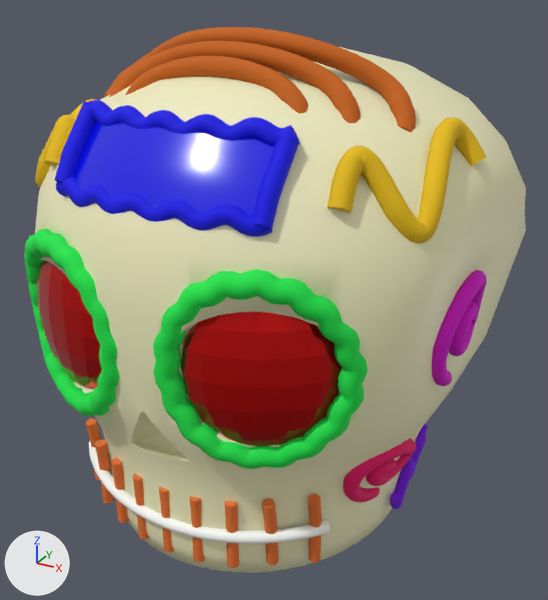
One commit to the glTF model assets/models/propios/calaverita_azucar.gltf: the scene before it, then after it.
Before and after are seen from a camera (50 mm lens) standing at (0.082, -0.1435, 0.1207) and looking at (0.0014, 0.0031, 0.0475). The lights are fixed; the arrows at lower left show +X, +Y and +Z. The older version comes first. Where no turn or scale is listed for an object, it has been applied to the vertices.

Script lines for the objects in view, before the commit:
```python
ob_adorno_placa_izq = bpy.data.objects.new('adorno_placa_izq', me_10_guarda_verde__1)
ob_adorno_placa_izq.location = (-0.0388, -0.014, 0.0813)
ob_adorno_plaza_der = bpy.data.objects.new('adorno_plaza_der', me_10_guarda_verde_1)
ob_adorno_plaza_der.location = (0.0389, -0.0171, 0.088)
ob_arco_frente_1 = bpy.data.objects.new('arco_frente_1', me_11_arco_naranja_0)
ob_arco_frente_1.location = (0.0018, -0.013, 0.1067)
ob_arco_frente_2 = bpy.data.objects.new('arco_frente_2', me_11_arco_naranja_1)
ob_arco_frente_2.location = (0.0018, -0.013, 0.1067)
ob_arco_frente_3 = bpy.data.objects.new('arco_frente_3', me_11_arco_naranja_2)
ob_arco_frente_3.location = (0.0018, -0.013, 0.1067)
ob_borde_ojo_derecho = bpy.data.objects.new('borde_ojo_derecho', me_03_borde_verde_derecho)
ob_borde_ojo_derecho.location = (0.0199, -0.0314, 0.0576)
ob_borde_ojo_izquierdo = bpy.data.objects.new('borde_ojo_izquierdo', me_03_borde_verde_izquierdo)
ob_borde_ojo_izquierdo.location = (-0.0217, -0.041, 0.0559)
ob_borde_placa_inferior = bpy.data.objects.new('borde_placa_inferior', me_09_borde_placa_inferior_rosa_001)
ob_borde_placa_inferior.location = (0.0021, -0.0436, 0.0818)
ob_craneo = bpy.data.objects.new('craneo', me_superficie_craneo)
ob_craneo.location = (0.0, 0.0, -0.0354)
# also in view: 'borde_placa_izquierda' at (-0.0213, -0.0338, 0.0895); 'placa_frente' at (0.0, -0.0354, 0.0884); 'diente_08' at (0.0218, -0.0355, 0.0146); 'ojo_derecho' at (0.0212, -0.0371, 0.0533); 'ojo_izquierdo' at (-0.0232, -0.0362, 0.0543)
```
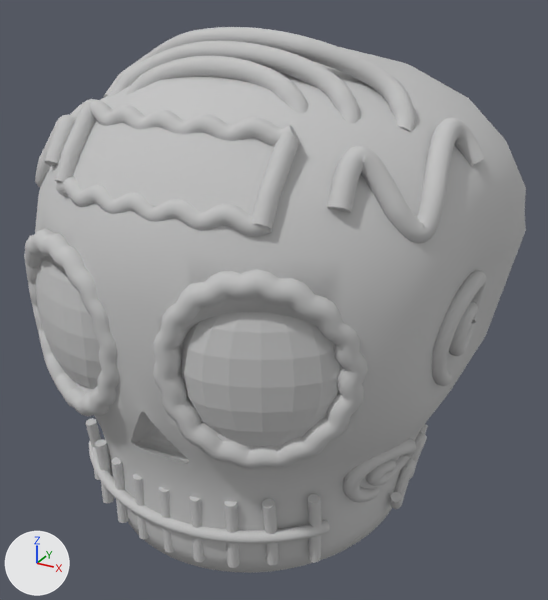
What differs and where, as boxes (x1, y1, x2, y2) in the pictures (548 x 600 px):
'craneo', recoloured (beige to light grey)
    both: (35, 47, 526, 573)
'ojo_derecho', recoloured, surface changed (red to light grey)
    both: (181, 312, 342, 446)
'borde_ojo_derecho', recoloured (green to light grey)
    both: (153, 269, 368, 469)
'placa_frente', recoloured, surface changed (blue to light grey)
    both: (73, 120, 274, 216)
'adorno_plaza_der', recoloured (yellow to light grey)
    both: (327, 118, 486, 244)
'borde_ojo_izquierdo', recoloured (green to light grey)
    both: (24, 229, 119, 416)
'arco_frente_1', recoloured (orange to light grey)
    both: (103, 27, 416, 132)
'ojo_izquierdo', recoloured, surface changed (red to light grey)
    both: (36, 260, 102, 388)
'arco_frente_2', recoloured (orange to light grey)
    both: (109, 41, 360, 123)
'borde_placa_inferior', recoloured (blue to light grey)
    both: (56, 177, 272, 237)
'borde_placa_superior', recoloured (blue to light grey)
    both: (89, 100, 300, 147)
'arco_frente_3', recoloured (orange to light grey)
    both: (126, 56, 308, 114)
'linea_boca', recoloured
    both: (89, 441, 330, 544)
'oreja_der', recoloured
    both: (432, 270, 487, 386)
'espiral_mejilla_derecha', recoloured (lighter)
    both: (343, 439, 416, 502)
'borde_placa_derecha', recoloured (blue to light grey)
    both: (252, 133, 299, 230)
'borde_placa_izquierda', recoloured (blue to light grey)
    both: (54, 102, 95, 182)
'adorno_placa_izq', recoloured (yellow to light grey)
    both: (35, 99, 96, 187)
'mandibula_der', recoloured (purple to light grey)
    both: (390, 424, 428, 509)
'diente_09', recoloured (orange to light grey)
    both: (308, 494, 322, 563)
'diente_08', recoloured (orange to light grey)
    both: (262, 498, 279, 565)
'diente_07', recoloured (orange to light grey)
    both: (224, 501, 240, 568)
'diente_06', recoloured (orange to light grey)
    both: (189, 496, 205, 562)
'diente_02', recoloured (orange to light grey)
    both: (95, 439, 114, 503)
'diente_03', recoloured (orange to light grey)
    both: (111, 457, 129, 523)
'diente_05', recoloured (orange to light grey)
    both: (159, 487, 174, 553)
'diente_04', recoloured (orange to light grey)
    both: (133, 474, 149, 539)
'diente_1', recoloured (orange to light grey)
    both: (86, 418, 101, 480)

The change in detail:
Material 'Adorno_Placa' (mat_adorno_placa) changes colour from yellow #e7bc00 to light grey #c4c4c4; in linear values from (0.8, 0.505, 0.0) to (0.55, 0.55, 0.55).
Material 'Adorno_Craneo' (mat_adorno_craneo) changes colour from orange #c56000 to light grey #c4c4c4; in linear values from (0.558, 0.117, 0.0) to (0.55, 0.55, 0.55).
Material 'Contorno_Ojo' (mat_contorno_ojo) changes colour from green #17e74c to light grey #c4c4c4; in linear values from (0.00843, 0.8, 0.0721) to (0.55, 0.55, 0.55).
Material 'Contorno_Placa' (mat_contorno_placa) changes colour from blue #0003e7 to light grey #c4c4c4; in linear values from (0.0, 0.000809, 0.8) to (0.55, 0.55, 0.55).
Material 'Azucar_Marfil' (mat_azucar_marfil) changes colour from beige #f3efc2 to light grey #c4c4c4; in linear values from (0.896, 0.865, 0.542) to (0.55, 0.55, 0.55).
Material 'Diente' (mat_diente) changes colour from orange #e7722d to light grey #c4c4c4; in linear values from (0.8, 0.167, 0.026) to (0.55, 0.55, 0.55).
Material 'Espiral_2' (mat_espiral_2) changes colour from pink #e70167 to light grey #c4c4c4; in linear values from (0.8, 0.000401, 0.135) to (0.55, 0.55, 0.55).
Material 'Linea_Boca' (mat_linea_boca) changes colour from white #fdfffc to light grey #c4c4c4; in linear values from (0.982, 1.0, 0.973) to (0.55, 0.55, 0.55).
Material 'Adorno_Mandibula' (mat_adorno_mandibula) changes colour from purple #7600e7 to light grey #c4c4c4; in linear values from (0.182, 0.0, 0.8) to (0.55, 0.55, 0.55).
In material 'Ojo_Lentejuela' (mat_ojo_lentejuela), metallic goes from 0.8 to 0.0.
Material 'Ojo_Lentejuela' (mat_ojo_lentejuela) changes colour from red #e70100 to light grey #c4c4c4; in linear values from (0.8, 0.000443, 0.0) to (0.55, 0.55, 0.55).
In material 'Ojo_Lentejuela' (mat_ojo_lentejuela), roughness goes from 0.15 to 0.8.
Material 'Espiral_1' (mat_espiral_1) changes colour from pink #d800cc to light grey #c4c4c4; in linear values from (0.689, 0.0, 0.606) to (0.55, 0.55, 0.55).
Material 'Placa' (mat_placa) changes colour from blue #000be7 to light grey #c4c4c4; in linear values from (0.0, 0.00339, 0.8) to (0.55, 0.55, 0.55).
In material 'Placa' (mat_placa), roughness goes from 0.2 to 0.8.
